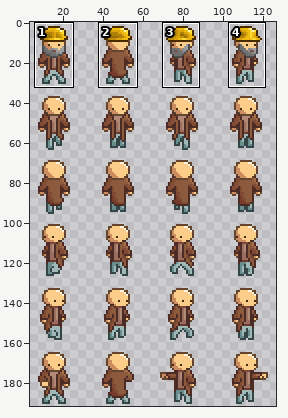
File history of a pixel-art file, Assets/Content/Races/human_light/human_light.ase. The picture above shows the old version from afar; the outline marks the close-up.
Close-up. Before the edit:
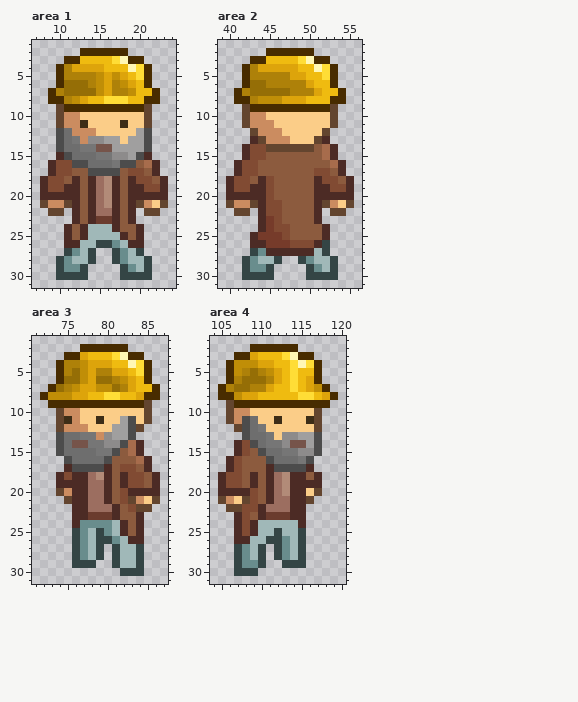
128x192 pixels, 1 frame. Shown: area 1: x 7..24, y 1..31; area 2: x 39..56, y 1..31; area 3: x 71..87, y 1..31; area 4: x 104..120, y 1..31. The wide view leaves out empty margins. The commit also changed other parts of the picture, which this record leaves out.
After:
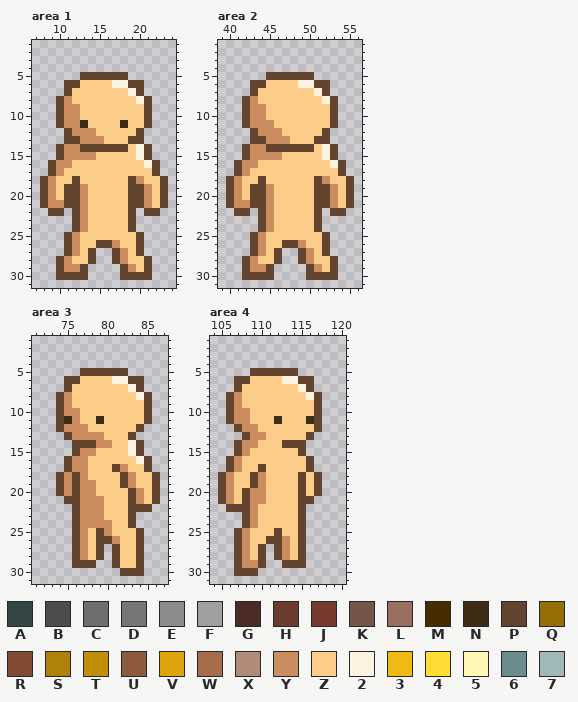
Palette (. is transparent): A #344545  B #4c4c4c  C #6e6e6e  D #767676  E #8d8b8b  F #a09f9f  G #4c2b25  H #6b3c2e  J #763b2a  K #76544a  L #9c6e60  M #482c00  N #3d2d17  P #63452f  Q #956e06  R #814b33  S #ae8109  T #c08e07  U #8c5b3e  V #dda40b  W #a76c4c  X #b28b78  Y #cb8c60  Z #fbcd88  2 #fbf3df  3 #efbb10  4 #ffdd36  5 #fff7b5  6 #698d8d  7 #a0b8b8
Change:
layer "Jeans" now hidden
layer "Duster" now hidden
layer "Beard" now hidden
layer "Construction Hat" now hidden
layer "Body Detail" removed
Changed rows in their new state; - is an unchanged pixel.
Area 1:
first column x 8:
 2 -----......-----
 3 ---..........---
 4 --............--
 5 --...PPPPPP...--
 6 --.PPZZZZ22PP.--
 7 -..PZZZZZZZ2P..-
 8 -.PYZZZZZZZZ2P.-
 9 ---YYZZZZZZZZ---
12 --.P--------P.--
13 --.PP-YYZZ-PP.--
14 --PYYPPPPPPZ2P--
15 --PYYYYZZZZZ2P--
16 -PYYZZZZZZZZZ2P-
17 -PYZZZZZZZZZZZP-
18 PYZZPZZZZZZPYZZP
19 PYZPPYZZZZZPPYZP
20 PYZPPYZZZZZPPYZP
21 ----PYZZZZZP----
22 ----PYZZZZZP----
23 ----PYZZZZZP----
24 ---.PYZZZZZP.---
25 ---PYZZZZZZZP---
26 ---PYZZPPYZZP---
27 ---PYZP--PYZP---
28 --PYZZP--PYZZP--
29 --PYYP----PYZP--
30 --PPPP----PPPP--
Area 2:
first column x 41:
 2 ----......----
 3 --..........--
 4 -............-
 5 -...PPPPPP...-
 6 -.PPZZZZ22PP.-
 7 ..PZZZZZZZ2P..
 8 .PYZZZZZZZZ2P.
 9 --YYZZZZZZZZ--
first column x 40:
13 ---P--------P---
14 --PYY------Z2P--
15 --PYYYYZZZZZ2P--
16 -PYYZZZZZZZZZ2P-
17 -PYZZZZZZZZZZZP-
18 PYZZPZZZZZZPYZZP
19 PYZPPYZZZZZPPYZP
20 PYZPPYZZZZZPPYZP
21 ----PYZZZZZP----
22 ----PYZZZZZP----
23 ----PYZZZZZP----
24 ----PYZZZZZP.---
25 ---PYZZZZZZZP---
26 ---PYZZPPYZZP---
27 ---PYZP..PYZP---
28 --PYZZP--PYZZP--
29 --PYYP----PYZP--
30 --PPPP----PPPP--
Area 3:
first column x 72:
 2 -----......----
 3 ---..........--
 4 --............-
 5 --...PPPPPP...-
 6 --.PPZZZZ22PP.-
 7 -..PZZZZZZZ2P..
 8 ..PYZZZZZZZZ2P.
 9 -.PYZZZZZZZZZ--
11 ----------ZZ---
12 ---------ZZZ---
13 --.PYYY-ZZZP---
14 --..PPPYYZZ2P--
15 --..PYYZZZZ2P--
16 ---PYYZZZZZZ2P-
17 ---PYYZZZPYZZP-
18 --PYPYZZZZPYZZP
19 --PYPYYZZZPYZZP
20 ----PYYZZZZPYZP
21 ----PYYYZZZ----
22 ----PYYYZZZP---
23 ----PYYYZZZP.--
24 ----PYYYYZZP.--
25 ----PYZPYZZZP--
26 ----PYZPPYZZP--
27 ----PYZP-PZZP--
28 ----PYZP-PZZP--
29 ----PPP--PZZP--
30 ----------PPP--
Area 4:
first column x 105:
 2 ----......-----
 3 --..........---
 4 -............--
 5 -...PPPPPP...--
 6 -.PPZZZZ22PP.--
 7 ..PZZZZZZZ2P..-
 8 .PYZZZZZZZZ2P..
 9 --YZZZZZZZZZP.-
11 ---YZ----------
12 ---YYZ---------
13 ---PYYZ-ZZZP.--
14 --PYYZZZPPP..--
15 --PYZZZZZZP..--
16 -PYZZZZZZZZP---
17 -PYZZPZZZZZP---
18 PYZZPYZZZZPZP--
19 PYZZPYZZZZPZP--
20 PYZPYYZZZZP----
21 ----YYZZZZP----
22 ---PYZZZZZP----
23 --.PYZZZZZP----
24 --.PYZZZZZP----
25 --PYZZZPZZP----
26 --PYZZPPYZP----
27 --PYZP-PYZP----
28 --PYZP-PYZP----
29 --PYYP--PPP----
30 --PPP----------
Pixel boxes of the changes (left, top, right, bottom) in both close-ups:
changed: (40, 48, 168, 280)
changed: (234, 48, 346, 112)
changed: (226, 136, 354, 280)
changed: (40, 344, 160, 576)
changed: (218, 344, 338, 576)
